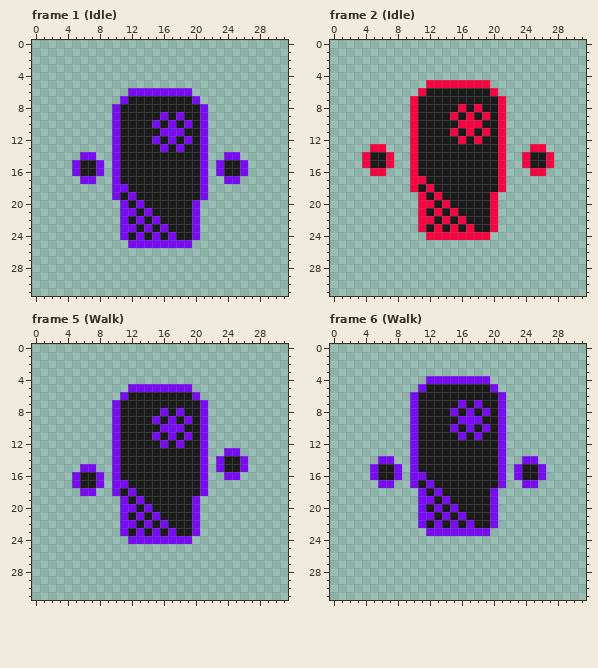
File history of a pixel-art file, sprites/aseprite/fixy.aseprite. Above, as it was before the edit.
32x32 pixels, 15 frames. Shown: frame 1 (Idle), frame 2 (Idle), frame 5 (Walk), frame 6 (Walk). The commit also changed other frames, which this record leaves out.
After:
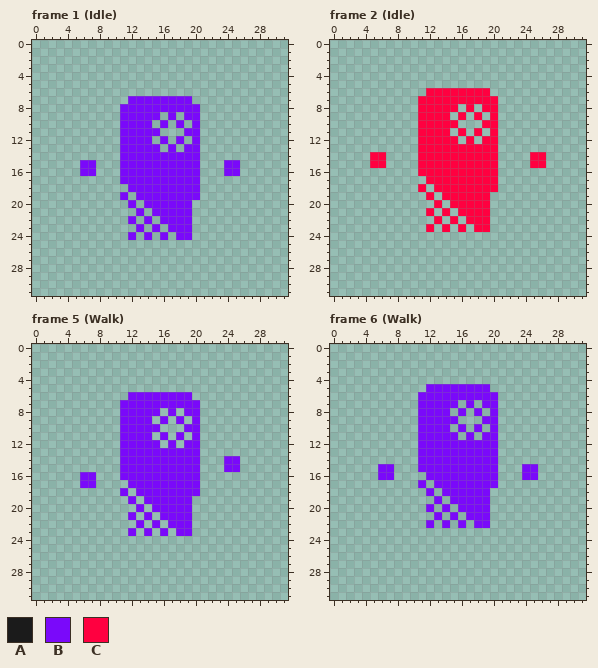
Palette (. is transparent): A #1b1b1b  B #7a09fa  C #ff0040
The edit:
Changed rows in their new state; - is an unchanged pixel.
Frame 1 (Idle):
first column x 5:
 6 -------........-------
 7 ------.BBBBBBBB.------
 8 -----.BBBBBBBBBB.-----
 9 -----.BBBBB.B.BB.-----
10 -----.BBBB.B.B.B.-----
11 -----.BBBBB...BB.-----
12 -----.BBBB.B.B.B.-----
13 -----.BBBBB.B.BB.-----
14 -..--.BBBBBBBBBB.--..-
15 .BB.-.BBBBBBBBBB.-.BB.
16 .BB.-.BBBBBBBBBB.-.BB.
17 -..--.BBBBBBBBBB.--..-
18 -----..BBBBBBBBB.-----
19 -----.B.BBBBBBBB.-----
20 ------.B.BBBBBB.------
21 ------..B.BBBBB.------
22 ------.B.B.BBBB.------
23 ------..B.B.BBB.------
24 ------.B.B.B.BB.------
25 -------........-------
Frame 2 (Idle):
first column x 4:
 5 --------........--------
 6 -------.CCCCCCCC.-------
 7 ------.CCCCCCCCCC.------
 8 ------.CCCCC.C.CC.------
 9 ------.CCCC.C.C.C.------
10 ------.CCCCC...CC.------
11 ------.CCCC.C.C.C.------
12 ------.CCCCC.C.CC.------
13 -..---.CCCCCCCCCC.---..-
14 .CC.--.CCCCCCCCCC.--.CC.
15 .CC.--.CCCCCCCCCC.--.CC.
16 -..---.CCCCCCCCCC.---..-
17 ------..CCCCCCCCC.------
18 ------.C.CCCCCCCC.------
19 -------.C.CCCCCC.-------
20 -------..C.CCCCC.-------
21 -------.C.C.CCCC.-------
22 -------..C.C.CCC.-------
23 -------.C.C.C.CC.-------
24 --------........--------
Frame 5 (Walk):
first column x 5:
 5 -------........-------
 6 ------.BBBBBBBB.------
 7 -----.BBBBBBBBBB.-----
 8 -----.BBBBB.B.BB.-----
 9 -----.BBBB.B.B.B.-----
10 -----.BBBBB...BB.-----
11 -----.BBBB.B.B.B.-----
12 -----.BBBBB.B.BB.-----
13 -----.BBBBBBBBBB.--..-
14 -----.BBBBBBBBBB.-.BB.
15 -..--.BBBBBBBBBB.-.BB.
16 .BB.-.BBBBBBBBBB.--..-
17 .BB.-..BBBBBBBBB.-----
18 -..--.B.BBBBBBBB.-----
19 ------.B.BBBBBB.------
20 ------..B.BBBBB.------
21 ------.B.B.BBBB.------
22 ------..B.B.BBB.------
23 ------.B.B.B.BB.------
24 -------........-------
Frame 6 (Walk):
first column x 5:
 4 -------........-------
 5 ------.BBBBBBBB.------
 6 -----.BBBBBBBBBB.-----
 7 -----.BBBBB.B.BB.-----
 8 -----.BBBB.B.B.B.-----
 9 -----.BBBBB...BB.-----
10 -----.BBBB.B.B.B.-----
11 -----.BBBBB.B.BB.-----
12 -----.BBBBBBBBBB.-----
13 -----.BBBBBBBBBB.-----
14 -..--.BBBBBBBBBB.--..-
15 .BB.-.BBBBBBBBBB.-.BB.
16 .BB.-..BBBBBBBBB.-.BB.
17 -..--.B.BBBBBBBB.--..-
18 ------.B.BBBBBB.------
19 ------..B.BBBBB.------
20 ------.B.B.BBBB.------
21 ------..B.B.BBB.------
22 ------.B.B.B.BB.------
23 -------........-------
